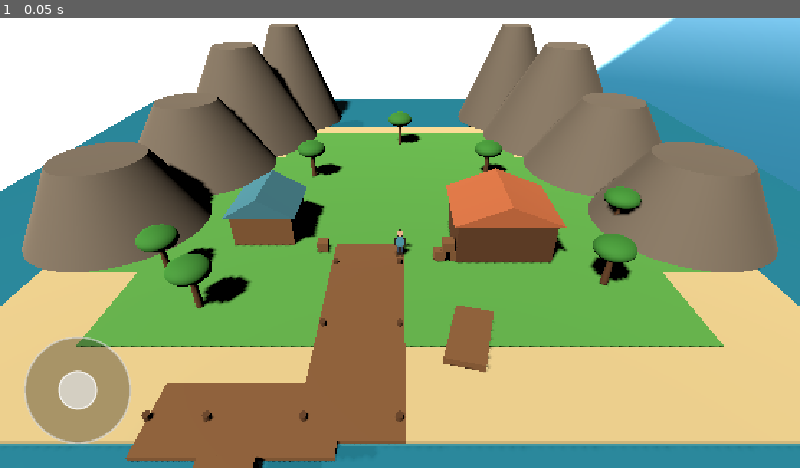
Above: before the commit, frame 1.
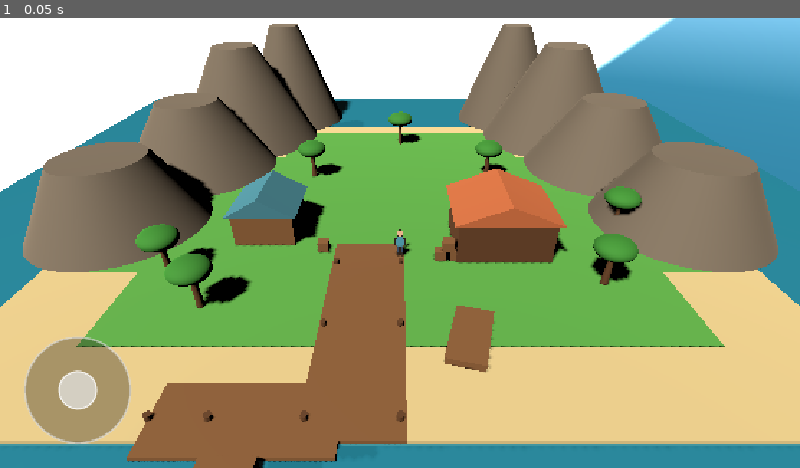
Above: after the commit, the same moment.

Repository: aohmn/GameDemo
Game: Godot game, scene res://scenes/boot/main.tscn
Same seed, same stepped clock (60 frames per second), same inputs: the game is played once before the commit and once after it.
Inputs:
- Up to frame 1 (0.05 s): no input

The runs differ from the first frame. In frame 1, 0.6% of the frame differs, in the area x 0-100%, y 1-100%.

Commit message:
Sửa collision ranh giới và cầu tàu đảo harbor_island

Diff:
--- a/maps/harbor_island/map.gd
+++ b/maps/harbor_island/map.gd
@@ -8,11 +8,6 @@
 const WOOD_DARK: Color = Color(0.40, 0.26, 0.16)
 const ROOF_COLOR: Color = Color(0.82, 0.45, 0.28)
 const LEAF_COLOR: Color = Color(0.24, 0.58, 0.22)
-
-# Layer 1: Môi trường / Địa hình chung
-# Layer 2: Ranh giới chặn người chơi (Player Barrier) - không cản thuyền
-const LAYER_WORLD: int = 1
-const LAYER_BARRIER: int = 2
 
 
 func _ready() -> void:
@@ -72,7 +67,7 @@
     var beach_pos := Vector3(0.0, -0.2, 4.0)
     var beach_size := Vector3(44.0, 0.4, 38.0)
     _box("SandyBeach", beach_pos, beach_size, SAND_COLOR)
-    _add_box_collider("BeachCollision", beach_pos, beach_size, LAYER_WORLD)
+    _add_box_collider("BeachCollision", beach_pos, beach_size)
 
     var plateaus: Array[Dictionary] = [
         {"name": "PlateauCenter", "pos": Vector3(0.0, 0.01, 7.0), "size": Vector3(32.0, 0.02, 22.0)},
@@ -85,6 +80,7 @@
 
 
 func _make_mountains() -> void:
+    # Núi đá tự nhiên bao quanh vịnh, cửa biển chính Bắc (-6.5 <= X <= 6.5) hoàn toàn thông thoáng
     var cliffs: Array[Dictionary] = [
         {"pos": Vector3(-18.0, 3.0, -4.0), "r_top": 2.5, "r_bot": 6.5, "h": 6.0},
         {"pos": Vector3(-16.0, 4.5, -12.0), "r_top": 2.0, "r_bot": 7.0, "h": 9.0},
@@ -109,7 +105,6 @@
         var body := StaticBody3D.new()
         body.name = name_str + "Col"
         body.position = c["pos"]
-        body.collision_layer = LAYER_WORLD
         var col := CollisionShape3D.new()
         var shape := CylinderShape3D.new()
         shape.radius = c["r_bot"] * 0.85
@@ -120,20 +115,23 @@
 
 
 func _make_pier_and_harbor() -> void:
+    # Cầu tàu vươn từ bờ cát (mặt trên y = 0.05)
     var main_pier_pos := Vector3(-2.0, -0.05, 16.5)
     var main_pier_size := Vector3(4.5, 0.2, 13.0)
     _box("MainPierPlanks", main_pier_pos, main_pier_size, WOOD_COLOR)
-    _add_box_collider("MainPierCol", main_pier_pos, main_pier_size, LAYER_WORLD)
-
+    _add_box_collider("MainPierCol", main_pier_pos, main_pier_size)
+
+    # Dốc thoai thoải nối bãi cát (y=0.0) lên cầu tàu (y=0.05)
     var ramp_pos := Vector3(-2.0, -0.02, 9.5)
     var ramp_size := Vector3(4.5, 0.08, 1.2)
     _box("PierRamp", ramp_pos, ramp_size, WOOD_COLOR)
-    _add_box_collider("PierRampCol", ramp_pos, ramp_size, LAYER_WORLD)
-
+    _add_box_collider("PierRampCol", ramp_pos, ramp_size)
+
+    # Cầu tàu ngang chữ T bến đỗ thuyền
     var t_pier_pos := Vector3(-6.5, -0.05, 22.0)
     var t_pier_size := Vector3(8.0, 0.2, 3.5)
     _box("TPierPlanks", t_pier_pos, t_pier_size, WOOD_COLOR)
-    _add_box_collider("TPierCol", t_pier_pos, t_pier_size, LAYER_WORLD)
+    _add_box_collider("TPierCol", t_pier_pos, t_pier_size)
 
     # Cọc gỗ cầu tàu
     var post_positions: Array[Vector3] = [
@@ -149,7 +147,7 @@
         post.height = 1.4
         _mesh("PierPost", post, p, WOOD_DARK)
 
-    # Thuyền gỗ neo đậu bên cạnh cầu tàu (cách cầu tàu khoảng cách an toàn, không chồng lấn collider)
+    # Thuyền gỗ neo đậu bên ngoài cầu tàu (không đè lên lối đi cầu tàu)
     _boat("DockedBoat1", Vector3(-6.5, 0.05, 25.5), Vector3(2.2, 0.8, 3.2), 0.0)
     _boat("DockedBoat2", Vector3(3.5, 0.05, 17.5), Vector3(2.0, 0.75, 3.8), -15.0)
 
@@ -169,7 +167,6 @@
     body.name = b_name + "Col"
     body.position = pos
     body.rotation_degrees.y = rot_y
-    body.collision_layer = LAYER_WORLD
     var col := CollisionShape3D.new()
     var shape := BoxShape3D.new()
     shape.size = size
@@ -191,12 +188,12 @@
         idx += 1
         var sz := Vector3(0.7, 0.7, 0.7)
         _box("Crate_" + str(idx), cr, sz, WOOD_COLOR)
-        _add_box_collider("CrateCol_" + str(idx), cr, sz, LAYER_WORLD)
+        _add_box_collider("CrateCol_" + str(idx), cr, sz)
 
 
 func _building(b_name: String, pos: Vector3, size: Vector3, wall_color: Color, roof_color: Color) -> void:
     _box(b_name + "Wall", pos, size, wall_color)
-    _add_box_collider(b_name + "Col", pos, size, LAYER_WORLD)
+    _add_box_collider(b_name + "Col", pos, size)
 
     var roof := PrismMesh.new()
     roof.size = Vector3(size.x + 0.6, 1.3, size.z + 0.6)
@@ -231,7 +228,6 @@
         var body := StaticBody3D.new()
         body.name = "TreeCol_" + str(t_idx)
         body.position = loc + Vector3(0.0, 1.2, 0.0)
-        body.collision_layer = LAYER_WORLD
         var col := CollisionShape3D.new()
         var shape := CylinderShape3D.new()
         shape.radius = 0.25
@@ -242,28 +238,35 @@
 
 
 func _make_island_boundaries() -> void:
+    # Ranh giới ngăn Player rơi khỏi mép đảo và mép nước.
+    # Player có collision_mask mặc định = 1, va chạm vững chắc với tất cả collider này.
     var wall_h := 3.0
     var bounds: Array[Dictionary] = [
+        # Mép ngoài phía Tây và Đông
         {"name": "BoundWest", "pos": Vector3(-23.0, 1.5, 3.0), "size": Vector3(1.0, wall_h, 40.0)},
         {"name": "BoundEast", "pos": Vector3(23.0, 1.5, 3.0), "size": Vector3(1.0, wall_h, 40.0)},
+        # Mép bờ Nam (khu mặt nước hai bên cầu tàu)
         {"name": "BoundSouthLeft", "pos": Vector3(-16.0, 1.5, 23.5), "size": Vector3(14.0, wall_h, 1.0)},
         {"name": "BoundSouthRight", "pos": Vector3(11.0, 1.5, 23.5), "size": Vector3(24.0, wall_h, 1.0)},
-        {"name": "BoundPierTNorth", "pos": Vector3(-6.5, 1.5, 20.0), "size": Vector3(5.0, wall_h, 0.5)},
-        {"name": "BoundPierTSouth", "pos": Vector3(-6.5, 1.5, 24.0), "size": Vector3(8.5, wall_h, 0.5)},
-        {"name": "BoundPierTWest", "pos": Vector3(-11.0, 1.5, 22.0), "size": Vector3(0.5, wall_h, 4.0)},
-        {"name": "BoundPierTEast", "pos": Vector3(0.5, 1.5, 17.5), "size": Vector3(0.5, wall_h, 13.0)},
-        {"name": "BoundCoastNorthL", "pos": Vector3(-9.0, 1.5, -15.5), "size": Vector3(6.0, wall_h, 1.0)},
-        {"name": "BoundCoastNorthR", "pos": Vector3(9.0, 1.5, -15.5), "size": Vector3(6.0, wall_h, 1.0)},
+        # Lan can bảo vệ hai bên lối đi cầu tàu chính (chừa lối đi thông thoáng ở giữa: -4.25 < x < 0.25)
+        {"name": "BoundMainPierWest", "pos": Vector3(-4.35, 1.5, 16.5), "size": Vector3(0.2, wall_h, 11.0)},
+        {"name": "BoundMainPierEast", "pos": Vector3(0.35, 1.5, 16.5), "size": Vector3(0.2, wall_h, 13.0)},
+        # Lan can bảo vệ cầu tàu T (không chắn lối giao cắt từ cầu tàu chính rẽ sang)
+        {"name": "BoundPierTNorth", "pos": Vector3(-7.5, 1.5, 20.15), "size": Vector3(6.0, wall_h, 0.3)},
+        {"name": "BoundPierTSouth", "pos": Vector3(-6.5, 1.5, 23.85), "size": Vector3(8.0, wall_h, 0.3)},
+        {"name": "BoundPierTWest", "pos": Vector3(-10.6, 1.5, 22.0), "size": Vector3(0.3, wall_h, 3.6)},
+        # Mép bờ cát phía Bắc hai bên cửa biển (chừa cửa biển -6.5 <= X <= 6.5 hoàn toàn thông thoáng)
+        {"name": "BoundCoastNorthL", "pos": Vector3(-9.75, 1.5, -15.5), "size": Vector3(6.5, wall_h, 1.0)},
+        {"name": "BoundCoastNorthR", "pos": Vector3(9.75, 1.5, -15.5), "size": Vector3(6.5, wall_h, 1.0)},
     ]
     for b in bounds:
-        _add_box_collider(b["name"], b["pos"], b["size"], LAYER_BARRIER)
-
-
-func _add_box_collider(node_name: String, pos: Vector3, size: Vector3, layer: int = LAYER_WORLD) -> void:
+        _add_box_collider(b["name"], b["pos"], b["size"])
+
+
+func _add_box_collider(node_name: String, pos: Vector3, size: Vector3) -> void:
     var body := StaticBody3D.new()
     body.name = node_name
     body.position = pos
-    body.collision_layer = layer
 
     var collision := CollisionShape3D.new()
     var shape := BoxShape3D.new()
Not shown, changed: CHANGELOG.md
